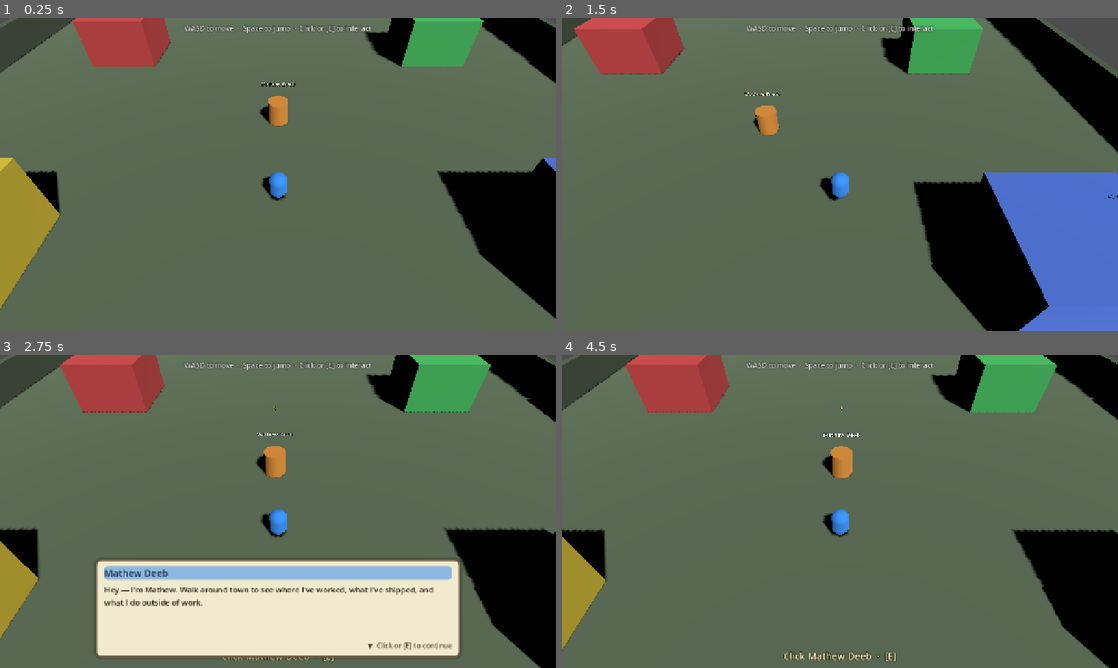
Above: before the commit, frames 1-4 (two rows, left to right).
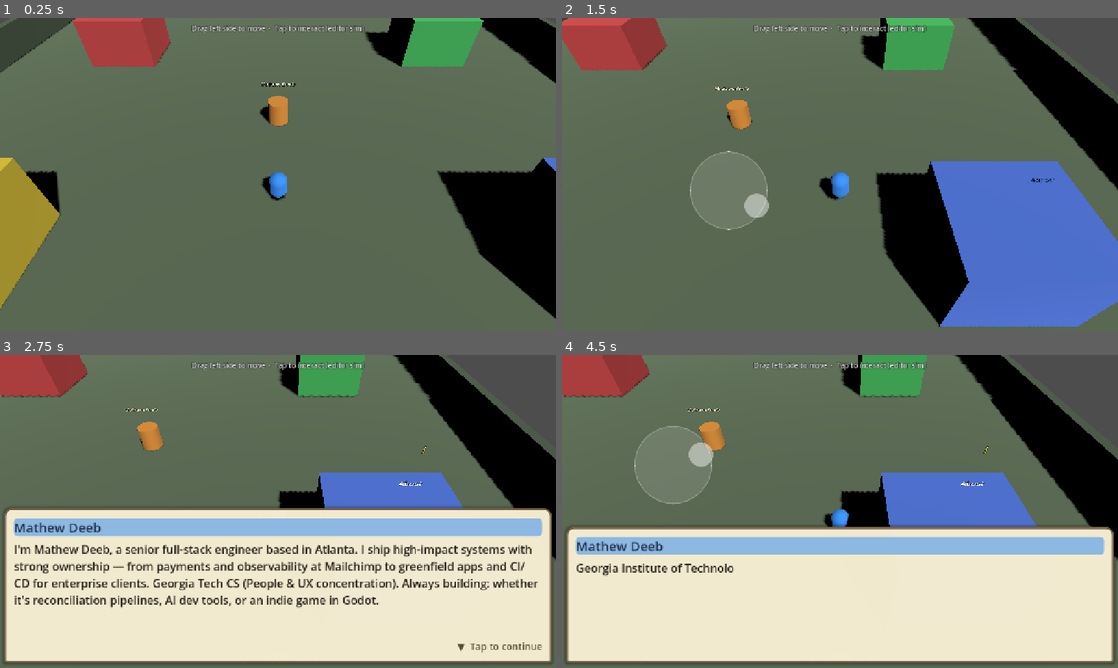
Above: after the commit, the same moments.

Repository: mdeeb95/portfolio
Game: Godot game, scene res://scenes/main.tscn
Same seed, same stepped clock (60 frames per second), same inputs: the game is played once before the commit and once after it.
Inputs (mouse positions are in pixels of both pictures, inside the frame that each line leads up to):
- Up to frame 1 (0.25 s): no input
- Up to frame 2 (1.5 s): tap Enter at 0.5, 1.25 s; move the mouse to (962, 158) at 0.52 s; hold D (move_right) 0.53-1.25 s; hold E (interact) 0.53-1.25 s; click (962, 158) at 0.67 s; tap Space (jump) at 0.77 s; drag from (728, 190) to (812, 237) at 1.27 s
- Up to frame 3 (2.75 s): tap Enter at 2 s; move the mouse to (333, 442) at 2.02 s; hold D (move_right) from 2.03 s (still down); hold E (interact) from 2.03 s (still down); click (333, 442) at 2.17 s
- Up to frame 4 (4.5 s): release D (move_right) at 2.75 s; release E (interact) at 2.75 s; tap Enter at 2.75, 3.5, 4.25 s; drag from (812, 574) to (673, 464) at 2.77 s; move the mouse to (1006, 558) at 3.52 s; hold A (move_left) 3.53-4.25 s; hold E (interact) 3.53-4.25 s; click (1006, 558) at 3.67 s; tap Space (jump) at 3.77 s; drag from (673, 464) to (756, 433) at 4.27 s

The runs differ from the first frame. In frame 1, 0.4% of the frame differs, in the area x 33-67%, y 2-5%; in frame 2, 21%; in frame 3, 55%; in frame 4, 66%, in the area x 0-100%, y 0-100%.

Commit message:
Add mobile UX: fullscreen stretch, thumbstick, and readable dialogue.
Expand viewport to fill the window, add a virtual joystick with editor
simulation, and scale the dialogue panel to full-width bottom layout with
larger fonts on touch and narrow screens.

Diff:
--- a/project.godot
+++ b/project.godot
@@ -21,12 +21,15 @@
 ResumeData="*res://scripts/resume_data.gd"
 Dialogue="*res://scenes/ui/dialogue_ui.tscn"
 GameUI="*res://scenes/ui/game_ui.tscn"
+DisplaySetup="*res://scripts/display_setup.gd"
 
 [display]
 
 window/size/viewport_width=1280
 window/size/viewport_height=720
+window/size/resizable=true
 window/stretch/mode="canvas_items"
+window/stretch/aspect="expand"
 
 [input]
 
--- a/scenes/ui/dialogue_ui.tscn
+++ b/scenes/ui/dialogue_ui.tscn
@@ -10,19 +10,19 @@
 border_width_right = 4
 border_width_bottom = 4
 border_color = Color(0.45, 0.38, 0.28, 1)
-corner_radius_top_left = 12
-corner_radius_top_right = 12
-corner_radius_bottom_right = 12
-corner_radius_bottom_left = 12
-shadow_color = Color(0, 0, 0, 0.25)
-shadow_size = 6
+corner_radius_top_left = 16
+corner_radius_top_right = 16
+corner_radius_bottom_right = 4
+corner_radius_bottom_left = 4
+shadow_color = Color(0, 0, 0, 0.3)
+shadow_size = 8
 
 [sub_resource type="StyleBoxFlat" id="StyleBoxFlat_header"]
 bg_color = Color(0.55, 0.72, 0.88, 1)
-corner_radius_top_left = 8
-corner_radius_top_right = 8
-corner_radius_bottom_right = 8
-corner_radius_bottom_left = 8
+corner_radius_top_left = 10
+corner_radius_top_right = 10
+corner_radius_bottom_right = 10
+corner_radius_bottom_left = 10
 
 [node name="Dialogue" type="CanvasLayer"]
 script = ExtResource("1_dialogue")
@@ -31,29 +31,31 @@
 script = ExtResource("2_babble")
 
 [node name="DialoguePanel" type="PanelContainer" parent="."]
-anchors_preset = 7
-anchor_left = 0.5
+anchors_preset = 12
 anchor_top = 1.0
-anchor_right = 0.5
+anchor_right = 1.0
 anchor_bottom = 1.0
-offset_left = -420.0
+offset_left = 16.0
 offset_top = -220.0
-offset_right = 420.0
-offset_bottom = -24.0
+offset_right = -16.0
+offset_bottom = -16.0
 grow_horizontal = 2
 grow_vertical = 0
 theme_override_styles/panel = SubResource("StyleBoxFlat_panel")
 
 [node name="Margin" type="MarginContainer" parent="DialoguePanel"]
+layout_mode = 2
 theme_override_constants/margin_left = 16
-theme_override_constants/margin_top = 12
+theme_override_constants/margin_top = 14
 theme_override_constants/margin_right = 16
-theme_override_constants/margin_bottom = 12
+theme_override_constants/margin_bottom = 14
 
 [node name="VBox" type="VBoxContainer" parent="DialoguePanel/Margin"]
-theme_override_constants/separation = 10
+layout_mode = 2
+theme_override_constants/separation = 12
 
 [node name="Header" type="PanelContainer" parent="DialoguePanel/Margin/VBox"]
+layout_mode = 2
 theme_override_styles/panel = SubResource("StyleBoxFlat_header")
 
 [node name="SpeakerLabel" type="Label" parent="DialoguePanel/Margin/VBox/Header"]
@@ -63,13 +65,16 @@
 text = "Speaker"
 
 [node name="BodyLabel" type="Label" parent="DialoguePanel/Margin/VBox"]
-custom_minimum_size = Vector2(0, 120)
+layout_mode = 2
+size_flags_vertical = 3
+custom_minimum_size = Vector2(0, 100)
 theme_override_colors/font_color = Color(0.15, 0.12, 0.1, 1)
 theme_override_font_sizes/font_size = 18
 text = "..."
 autowrap_mode = 3
 
 [node name="ContinueHint" type="Label" parent="DialoguePanel/Margin/VBox"]
+layout_mode = 2
 visible = false
 theme_override_colors/font_color = Color(0.35, 0.3, 0.22, 1)
 theme_override_font_sizes/font_size = 16
--- a/scenes/ui/game_ui.tscn
+++ b/scenes/ui/game_ui.tscn
@@ -1,9 +1,13 @@
-[gd_scene load_steps=2 format=3 uid="uid://cgameui01"]
+[gd_scene load_steps=3 format=3 uid="uid://cgameui01"]
 
 [ext_resource type="Script" path="res://scripts/game_ui.gd" id="1_ui"]
+[ext_resource type="PackedScene" uid="uid://ctouchjoystick01" path="res://scenes/ui/touch_joystick.tscn" id="2_joystick"]
 
 [node name="GameUI" type="CanvasLayer"]
 script = ExtResource("1_ui")
+
+[node name="TouchJoystick" parent="." instance=ExtResource("2_joystick")]
+layout_mode = 3
 
 [node name="Margin" type="MarginContainer" parent="."]
 anchors_preset = 15
@@ -11,6 +15,7 @@
 anchor_bottom = 1.0
 grow_horizontal = 2
 grow_vertical = 2
+mouse_filter = 2
 theme_override_constants/margin_left = 16
 theme_override_constants/margin_top = 12
 theme_override_constants/margin_right = 16
--- /dev/null
+++ b/scenes/ui/touch_joystick.tscn
@@ -0,0 +1,48 @@
+[gd_scene format=3 uid="uid://d00biycrbn7oq"]
+
+[ext_resource type="Script" path="res://scripts/virtual_joystick.gd" id="1_stick"]
+
+[sub_resource type="StyleBoxFlat" id="StyleBoxFlat_base"]
+bg_color = Color(1, 1, 1, 0.12)
+border_width_left = 2
+border_width_top = 2
+border_width_right = 2
+border_width_bottom = 2
+border_color = Color(1, 1, 1, 0.35)
+corner_radius_top_left = 90
+corner_radius_top_right = 90
+corner_radius_bottom_right = 90
+corner_radius_bottom_left = 90
+
+[sub_resource type="StyleBoxFlat" id="StyleBoxFlat_knob"]
+bg_color = Color(1, 1, 1, 0.45)
+corner_radius_top_left = 28
+corner_radius_top_right = 28
+corner_radius_bottom_right = 28
+corner_radius_bottom_left = 28
+
+[node name="TouchJoystick" type="Control"]
+layout_mode = 3
+anchors_preset = 9
+anchor_bottom = 1.0
+anchor_right = 0.42
+offset_right = 0.0
+grow_vertical = 2
+mouse_filter = 0
+script = ExtResource("1_stick")
+
+[node name="Base" type="Panel" parent="."]
+visible = false
+layout_mode = 0
+offset_right = 180.0
+offset_bottom = 180.0
+mouse_filter = 2
+theme_override_styles/panel = SubResource("StyleBoxFlat_base")
+
+[node name="Knob" type="Panel" parent="."]
+visible = false
+layout_mode = 0
+offset_right = 56.0
+offset_bottom = 56.0
+mouse_filter = 2
+theme_override_styles/panel = SubResource("StyleBoxFlat_knob")
--- a/scripts/dialogue_controller.gd
+++ b/scripts/dialogue_controller.gd
@@ -5,6 +5,16 @@
 
 const CHAR_INTERVAL := 0.028
 const PUNCTUATION_PAUSE := 0.12
+
+const DESKTOP_SIDE_MARGIN := 24
+const DESKTOP_BOTTOM_MARGIN := 24
+const DESKTOP_PANEL_HEIGHT := 200
+
+const MOBILE_SIDE_MARGIN := 10
+const MOBILE_BOTTOM_MARGIN := 12
+const MOBILE_PANEL_HEIGHT_RATIO := 0.42
+const MOBILE_PANEL_MIN_HEIGHT := 220
+const MOBILE_PANEL_MAX_HEIGHT := 420
 
 var is_active: bool = false
 
@@ -16,7 +26,8 @@
 var _waiting_continue: bool = false
 var _skip_to_end: bool = false
 
-@onready var _panel: Control = $DialoguePanel
+@onready var _panel: PanelContainer = $DialoguePanel
+@onready var _margin: MarginContainer = $DialoguePanel/Margin
 @onready var _speaker_label: Label = $DialoguePanel/Margin/VBox/Header/SpeakerLabel
 @onready var _body_label: Label = $DialoguePanel/Margin/VBox/BodyLabel
 @onready var _continue_hint: Label = $DialoguePanel/Margin/VBox/ContinueHint
@@ -26,6 +37,10 @@
 func _ready() -> void:
 	_panel.visible = false
 	layer = 20
+	var root := get_tree().root
+	if not root.size_changed.is_connected(_apply_responsive_layout):
+		root.size_changed.connect(_apply_responsive_layout)
+	call_deferred("_apply_responsive_layout")
 
 
 func _process(delta: float) -> void:
@@ -37,6 +52,7 @@
 func start_dialogue(pages: Array[Dictionary]) -> void:
 	if pages.is_empty():
 		return
+	_apply_responsive_layout()
 	_pages = pages
 	_page_index = 0
 	is_active = true
@@ -123,7 +139,53 @@
 
 
 func _update_continue_hint() -> void:
-	if DisplayServer.is_touchscreen_available():
+	if _is_mobile_layout():
 		_continue_hint.text = "▼  Tap to continue"
 	else:
 		_continue_hint.text = "▼  Click or [E] to continue"
+
+
+func _is_mobile_layout() -> bool:
+	if is_instance_valid(GameUI) and GameUI.is_mobile_controls():
+		return true
+	return DisplayServer.is_touchscreen_available()
+
+
+func _apply_responsive_layout() -> void:
+	var vp_size := get_viewport().get_visible_rect().size
+	var mobile := _is_mobile_layout() or vp_size.x < 900.0
+
+	var side_margin := MOBILE_SIDE_MARGIN if mobile else DESKTOP_SIDE_MARGIN
+	var bottom_margin := MOBILE_BOTTOM_MARGIN if mobile else DESKTOP_BOTTOM_MARGIN
+	var panel_height: int
+	if mobile:
+		panel_height = int(vp_size.y * MOBILE_PANEL_HEIGHT_RATIO)
+		panel_height = clampi(panel_height, MOBILE_PANEL_MIN_HEIGHT, MOBILE_PANEL_MAX_HEIGHT)
+	else:
+		panel_height = DESKTOP_PANEL_HEIGHT
+
+	_panel.anchor_left = 0.0
+	_panel.anchor_top = 1.0
+	_panel.anchor_right = 1.0
+	_panel.anchor_bottom = 1.0
+	_panel.offset_left = side_margin
+	_panel.offset_right = -side_margin
+	_panel.offset_top = -panel_height - bottom_margin
+	_panel.offset_bottom = -bottom_margin
+
+	var inner_pad := 18 if mobile else 14
+	_margin.add_theme_constant_override("margin_left", inner_pad)
+	_margin.add_theme_constant_override("margin_top", inner_pad)
+	_margin.add_theme_constant_override("margin_right", inner_pad)
+	_margin.add_theme_constant_override("margin_bottom", inner_pad)
+
+	var speaker_size := 30 if mobile else 22
+	var body_size := 26 if mobile else 18
+	var hint_size := 22 if mobile else 16
+	_speaker_label.add_theme_font_size_override("font_size", speaker_size)
+	_body_label.add_theme_font_size_override("font_size", body_size)
+	_continue_hint.add_theme_font_size_override("font_size", hint_size)
+
+	# Reserve space for header + hint; body fills the rest.
+	var chrome := 88 if mobile else 72
+	_body_label.custom_minimum_size.y = maxf(80.0, panel_height - chrome)
--- /dev/null
+++ b/scripts/display_setup.gd
@@ -0,0 +1,9 @@
+extends Node
+## Ensures the game viewport fills the browser window on web and resizes with the display.
+
+func _ready() -> void:
+	var window := get_window()
+	if window == null:
+		return
+	window.content_scale_mode = Window.CONTENT_SCALE_MODE_CANVAS_ITEMS
+	window.content_scale_aspect = Window.CONTENT_SCALE_ASPECT_EXPAND
--- a/scripts/game_ui.gd
+++ b/scripts/game_ui.gd
@@ -2,6 +2,7 @@
 
 @onready var _prompt: Label = $Margin/VBox/PromptLabel
 @onready var _controls_hint: Label = $Margin/VBox/ControlsHint
+@onready var _joystick: VirtualJoystick = $TouchJoystick
 
 
 func _ready() -> void:
@@ -24,9 +25,26 @@
 		_prompt.text = "Click %s  ·  [E]" % target.display_name
 
 
+func get_move_vector() -> Vector2:
+	if _joystick == null or not _joystick.visible:
+		return Vector2.ZERO
+	return _joystick.vector
+
+
+func is_joystick_zone(screen_pos: Vector2) -> bool:
+	if _joystick == null or not _joystick.visible:
+		return false
+	return _joystick.is_point_in_zone(screen_pos)
+
+
+func is_mobile_controls() -> bool:
+	return _joystick != null and _joystick.visible
+
+
 func _refresh_hints() -> void:
-	if _is_touch_device():
-		_controls_hint.text = "Drag to move  ·  Tap buildings or Mathew to talk"
+	if is_mobile_controls():
+		var suffix := " (editor sim)" if _joystick.is_simulating_mobile() else ""
+		_controls_hint.text = "Drag left side to move  ·  Tap to interact%s" % suffix
 	else:
 		_controls_hint.text = "WASD to move  ·  Space to jump  ·  Click or [E] to interact"
 
--- a/scripts/interaction_manager.gd
+++ b/scripts/interaction_manager.gd
@@ -117,9 +117,12 @@
 		return true
 	if event is InputEventMouseButton:
 		var mb := event as InputEventMouseButton
-		return mb.pressed and mb.button_index == MOUSE_BUTTON_LEFT
+		if not mb.pressed or mb.button_index != MOUSE_BUTTON_LEFT:
+			return false
+		return not GameUI.is_joystick_zone(mb.position)
 	if event is InputEventScreenTouch:
-		return (event as InputEventScreenTouch).pressed
+		var touch := event as InputEventScreenTouch
+		return touch.pressed and not GameUI.is_joystick_zone(touch.position)
 	return false
 
 
@@ -151,6 +154,8 @@
 func _try_tap_move(event: InputEvent) -> void:
 	if _camera == null or _player == null:
 		return
+	if GameUI.is_mobile_controls():
+		return
 	var pos: Vector2 = Vector2.ZERO
 	if event is InputEventMouseButton:
 		pos = (event as InputEventMouseButton).position
--- a/scripts/player.gd
+++ b/scripts/player.gd
@@ -33,6 +33,10 @@
 		velocity.y -= GRAVITY * delta
 
 	var input_dir := Input.get_vector("move_left", "move_right", "move_forward", "move_back")
+	var touch_dir := GameUI.get_move_vector()
+	if touch_dir.length_squared() > 0.01:
+		input_dir = touch_dir
+		_has_tap_target = false
 	var cam_basis := spring_arm.global_transform.basis
 	var cam_forward := Vector3(-cam_basis.z.x, 0.0, -cam_basis.z.z).normalized()
 	var cam_right := Vector3(cam_basis.x.x, 0.0, cam_basis.x.z).normalized()
--- /dev/null
+++ b/scripts/virtual_joystick.gd
@@ -0,0 +1,123 @@
+class_name VirtualJoystick
+extends Control
+## Floating thumbstick: touch in the left zone, drag from the press point to move.
+
+@export var max_radius: float = 90.0
+@export var deadzone: float = 0.15
+## When true, F5 in the editor shows the stick and maps left-click drag to movement.
+@export var simulate_mobile_in_editor: bool = true
+
+var vector: Vector2 = Vector2.ZERO
+
+@onready var _base: Control = $Base
+@onready var _knob: Control = $Knob
+
+var _touch_index: int = -1
+var _using_mouse_sim: bool = false
+var _origin: Vector2 = Vector2.ZERO
+var _active: bool = false
+
+
+func _ready() -> void:
+	_base.visible = false
+	_knob.visible = false
+	visible = _should_show()
+	mouse_filter = Control.MOUSE_FILTER_STOP
+
+
+func is_simulating_mobile() -> bool:
+	return _simulate_in_editor()
+
+
+func _should_show() -> bool:
+	return DisplayServer.is_touchscreen_available() or _simulate_in_editor()
+
+
+func _simulate_in_editor() -> bool:
+	return simulate_mobile_in_editor and not DisplayServer.is_touchscreen_available()
+
+
+func _input(event: InputEvent) -> void:
+	if not visible:
+		return
+
+	if _simulate_in_editor():
+		_handle_mouse_sim(event)
+
+	if event is InputEventScreenTouch:
+		var touch := event as InputEventScreenTouch
+		if touch.pressed:
+			if _touch_index == -1 and not _using_mouse_sim and _is_in_zone(touch.position):
+				_begin_stick(touch.position, touch.index)
+				get_viewport().set_input_as_handled()
+		elif touch.index == _touch_index:
+			_end_stick()
+			get_viewport().set_input_as_handled()
+	elif event is InputEventScreenDrag:
+		var drag := event as InputEventScreenDrag
+		if drag.index == _touch_index:
+			_update_stick(drag.position)
+			get_viewport().set_input_as_handled()
+
+
+func _handle_mouse_sim(event: InputEvent) -> void:
+	if event is InputEventMouseButton:
+		var mb := event as InputEventMouseButton
+		if mb.button_index != MOUSE_BUTTON_LEFT:
+			return
+		if mb.pressed and not _active and _is_in_zone(mb.position):
+			_begin_stick(mb.position, -1)
+			_using_mouse_sim = true
+			get_viewport().set_input_as_handled()
+		elif not mb.pressed and _using_mouse_sim:
+			_end_stick()
+			get_viewport().set_input_as_handled()
+	elif event is InputEventMouseMotion and _using_mouse_sim:
+		_update_stick(event.position)
+		get_viewport().set_input_as_handled()
+
+
+func is_point_in_zone(screen_pos: Vector2) -> bool:
+	return visible and get_global_rect().has_point(screen_pos)
+
+
+func _is_in_zone(screen_pos: Vector2) -> bool:
+	return get_global_rect().has_point(screen_pos)
+
+
+func _begin_stick(screen_pos: Vector2, index: int) -> void:
+	_touch_index = index
+	_origin = screen_pos
+	_active = true
+	_place_ring(screen_pos)
+	_update_stick(screen_pos)
+
+
+func _end_stick() -> void:
+	_touch_index = -1
+	_using_mouse_sim = false
+	_active = false
+	vector = Vector2.ZERO
+	_base.visible = false
+	_knob.visible = false
+
+
+func _update_stick(screen_pos: Vector2) -> void:
+	var delta := screen_pos - _origin
+	var clamped := delta.limit_length(max_radius)
+	_knob.global_position = _origin + clamped - _knob.size * 0.5
+
+	var strength := clamped.length() / max_radius
+	if strength < deadzone:
+		vector = Vector2.ZERO
+	else:
+		vector = clamped / max_radius
+
+
+func _place_ring(center: Vector2) -> void:
+	var diameter := max_radius * 2.0
+	_base.size = Vector2(diameter, diameter)
+	_base.global_position = center - Vector2(max_radius, max_radius)
+	_base.visible = true
+	_knob.visible = true
+	_knob.global_position = center - _knob.size * 0.5
Not shown, added: scripts/display_setup.gd.uid
Not shown, added: scripts/virtual_joystick.gd.uid
